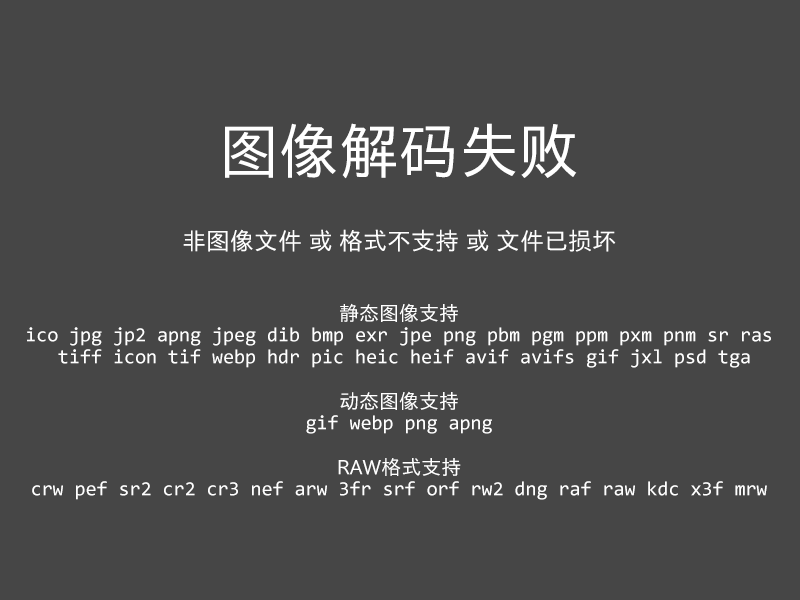
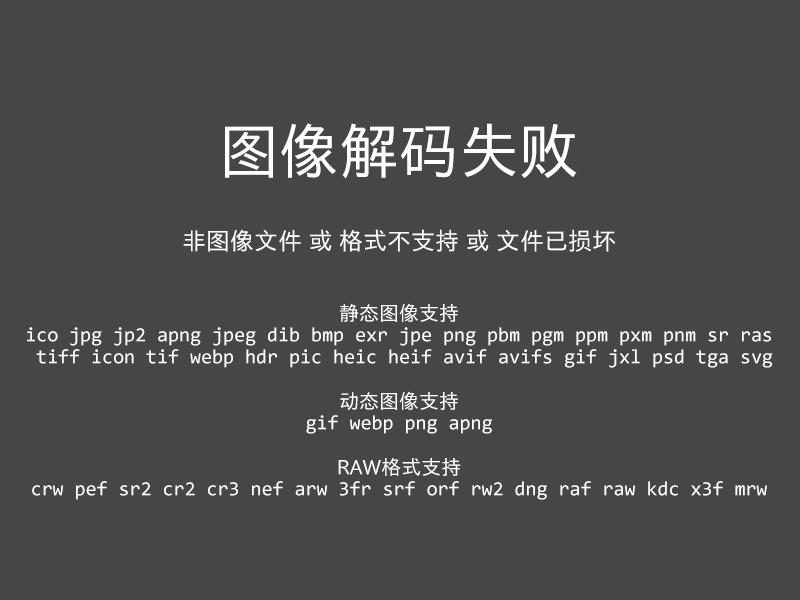
Layer changes from the first 800 x 600 image to the second:
painted on "静态图像支持 ico jpg jp2 apng jpeg dib bmp exr jpe png pbm pgm ppm px" over [36, 349, 773, 368]
